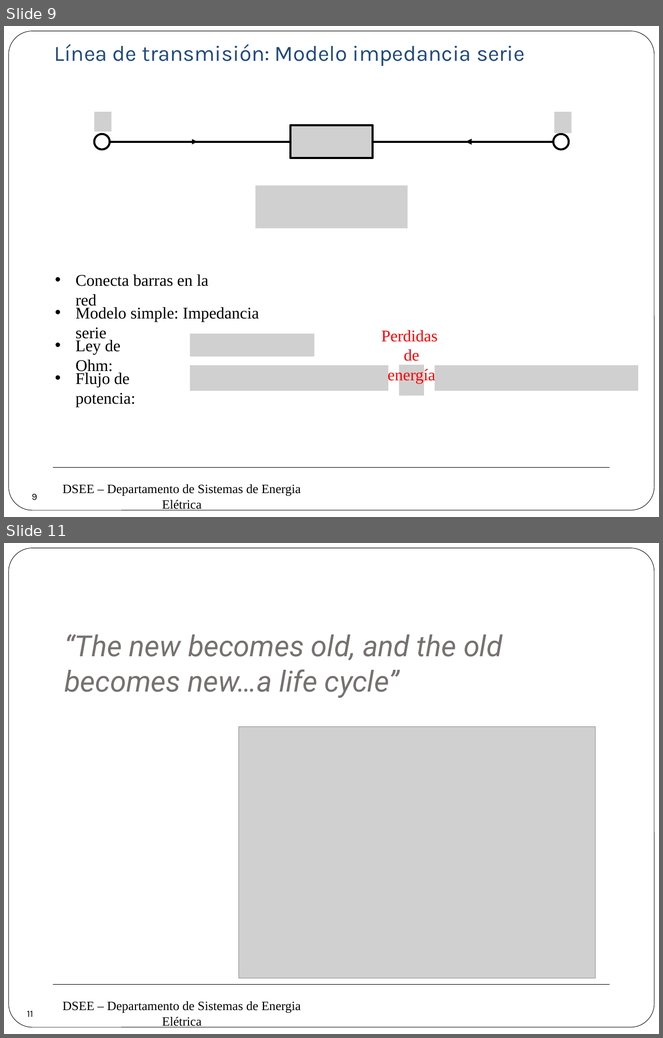
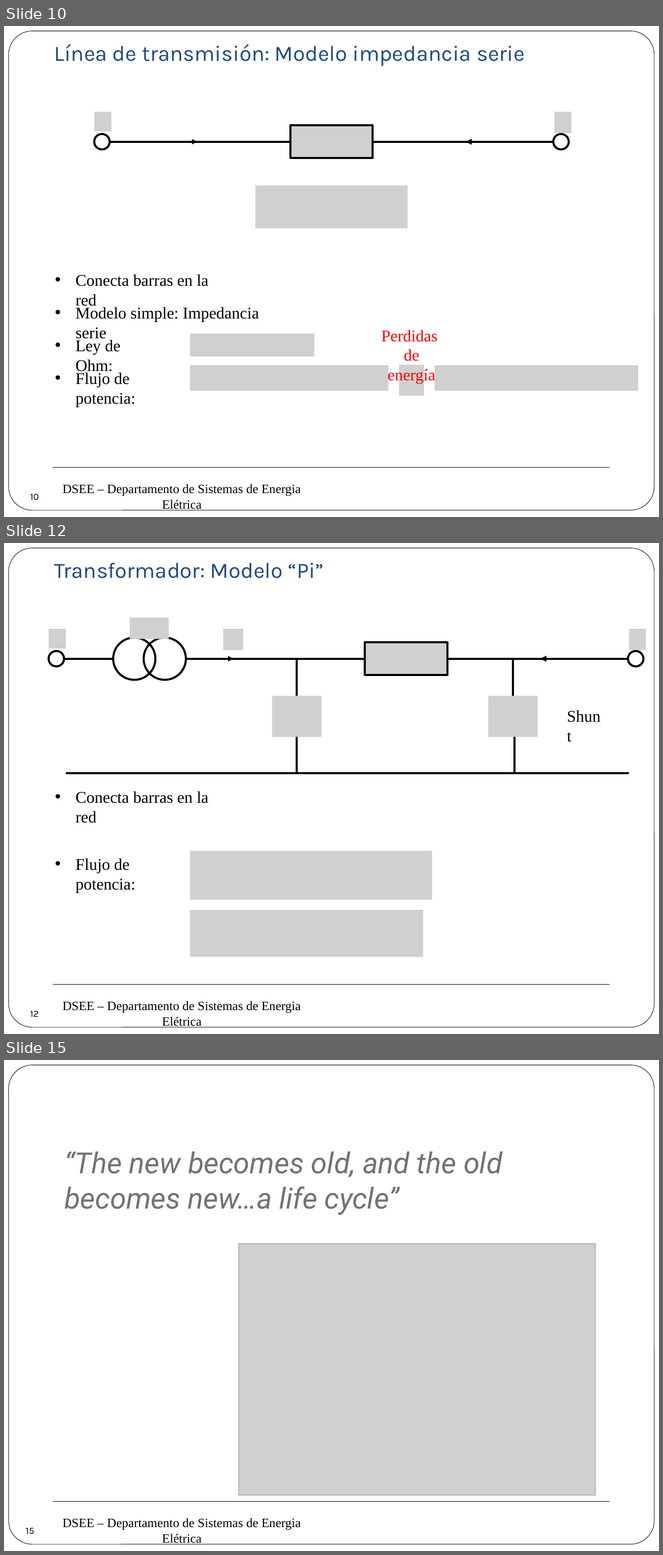
Before and after one commit to erikfilias/Power-Systems-Optimization-using-Julia-Language, a slide deck: 1. Lectures/Introducción a la Optimización aplicada a Sistemas de Energía Eléctrica/Dia 2/5. Power Flow.pptx. Shown one above the other, each under a label of ours: slides 9 and 11 before the commit, slides 10, 12 and 15 after it; the slides between them are not shown. The pictures are 663x1038 and 663x1555 pixels, drawn with LibreOffice and Linux fonts; fonts in the diff are those of the drawing; grey boxes stand for pictures; background and template pictures are left out. Boxes give left, top, right and bottom in pixels: in the first picture for what was removed or moved away, otherwise in the second. Text is boxed around its words. In the diff, an @@ line names an element or a change of style, - is before the commit and + after.

```diff
--- a/1. Lectures/Introducción a la Optimización aplicada a Sistemas de Energía Eléctrica/Dia 2/5. Power Flow.pptx
+++ b/1. Lectures/Introducción a la Optimización aplicada a Sistemas de Energía Eléctrica/Dia 2/5. Power Flow.pptx
@@ slide 12 added at <box>4,543,659,1034</box>, background #FFFFFF; not listed: 3 template elements that a slide beside it also shows @@
@@ text added at <box>54,563,324,578</box>, 24 pt, text #1F497D @@
+Transformador: Modelo “Pi”
@@ picture added at <box>130,618,169,639</box> @@
@@ picture added at <box>49,629,65,649</box> @@
@@ picture added at <box>223,629,244,651</box> @@
@@ picture added at <box>629,629,646,651</box> @@
@@ ellipse added at <box>49,651,64,667</box>, outline #000000 2.25 pt @@
@@ ellipse added at <box>113,637,156,680</box>, outline #000000 2.25 pt @@
@@ ellipse added at <box>143,637,186,680</box>, outline #000000 2.25 pt @@
@@ picture added at <box>365,643,448,676</box> @@
@@ ellipse added at <box>629,651,644,667</box>, outline #000000 2.25 pt @@
@@ line added from (64, 659) to (113, 659), #000000 2.25 pt @@
@@ line added from (365, 659) to (186, 659), #000000 2.25 pt @@
@@ arrow added from (186, 659) to (233, 659), #000000 0.75 pt @@
@@ line added from (297, 696) to (297, 659), #000000 2.25 pt @@
@@ line added from (629, 659) to (448, 659), #000000 2.25 pt @@
@@ line added from (513, 696) to (513, 659), #000000 2.25 pt @@
@@ arrow added from (629, 659) to (541, 659), #000000 2.25 pt @@
@@ picture added at <box>272,696,322,737</box> @@
@@ picture added at <box>488,696,538,737</box> @@
@@ text added at <box>561,703,608,729</box>, 18 pt, text #000000 @@
+Shunt
@@ line added from (297, 737) to (297, 773), #000000 2.25 pt @@
@@ line added from (515, 737) to (515, 773), #000000 2.25 pt @@
@@ line added from (65, 773) to (629, 773), #000000 2.25 pt @@
@@ text added at <box>76,792,209,823</box>, 18 pt, text #000000 @@
+• Conecta barras en la red
@@ picture added at <box>190,851,432,900</box> @@
@@ text added at <box>76,859,136,893</box>, 18 pt, text #000000 @@
+• Flujo de potencia:
@@ picture added at <box>190,911,423,958</box> @@
@@ page number added at <box>22,1001,47,1026</box>, 10.5 pt, text #000000 @@
+12
@@ what was slide 9 is now slide 10 @@
@@ page number at <box>30,494,39,501</box>: text changed @@
-9
+10
@@ what was slide 11 is now slide 15 @@
@@ page number at <box>26,1528,34,1534</box>: text changed @@
-11
+15
```
Also in this commit, not shown: 2 slides changed, 3 other slides added.
